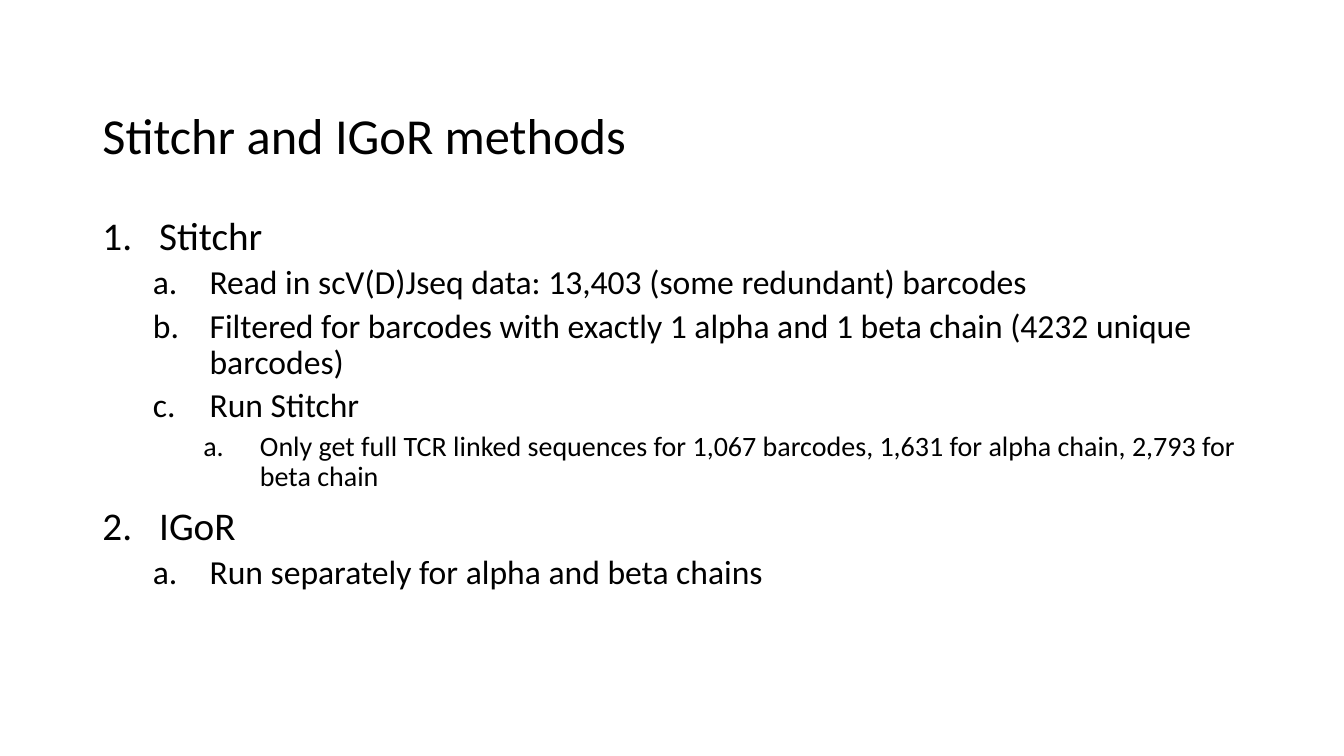
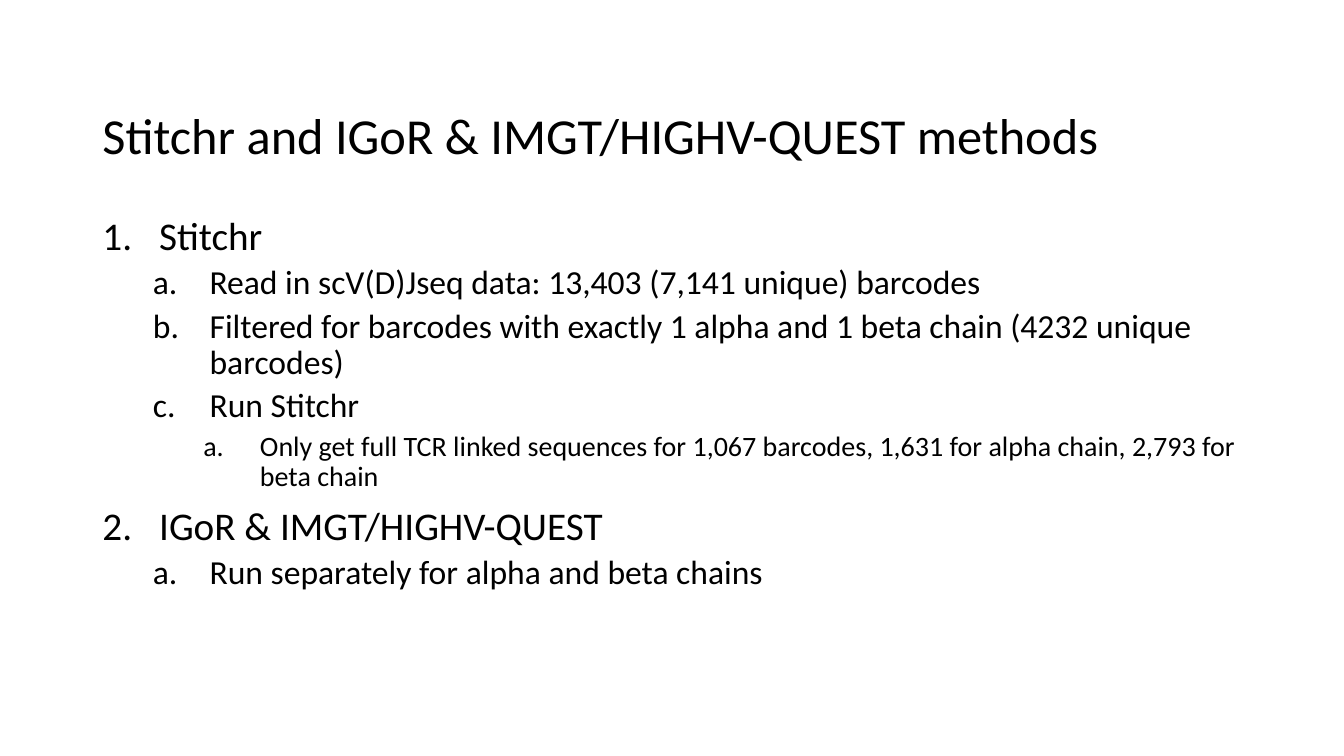
Before and after one commit to tybottorff/bottorffdocs, a slide deck: slide 15 of linsley_postdoc/presentations/weekly_meetings/10_19_23.pptx. Drawn at 1344x756 pixels with LibreOffice and Linux fonts; fonts in the diff are those of the drawing. Boxes give left, top, right and bottom in pixels: in the first picture for what was removed or moved away, otherwise in the second. Text is boxed around its words. In the diff, an @@ line names an element or a change of style, - is before the commit and + after.

```diff
--- a/linsley_postdoc/presentations/weekly_meetings/10_19_23.pptx
+++ b/linsley_postdoc/presentations/weekly_meetings/10_19_23.pptx
@@ title at box(102, 119, 1098, 161): text changed @@
-Stitchr and IGoR methods
+Stitchr and IGoR & IMGT/HIGHV-QUEST methods
@@ text at box(210, 269, 980, 300): text changed @@
-  a. Read in scV(D)Jseq data: 13,403 (some redundant) barcodes
+  a. Read in scV(D)Jseq data: 13,403 (7,141 unique) barcodes
@@ text at box(159, 512, 603, 546): text changed @@
-2. IGoR
+2. IGoR & IMGT/HIGHV-QUEST
```
Also in this commit, not shown: 2 other slides changed.
